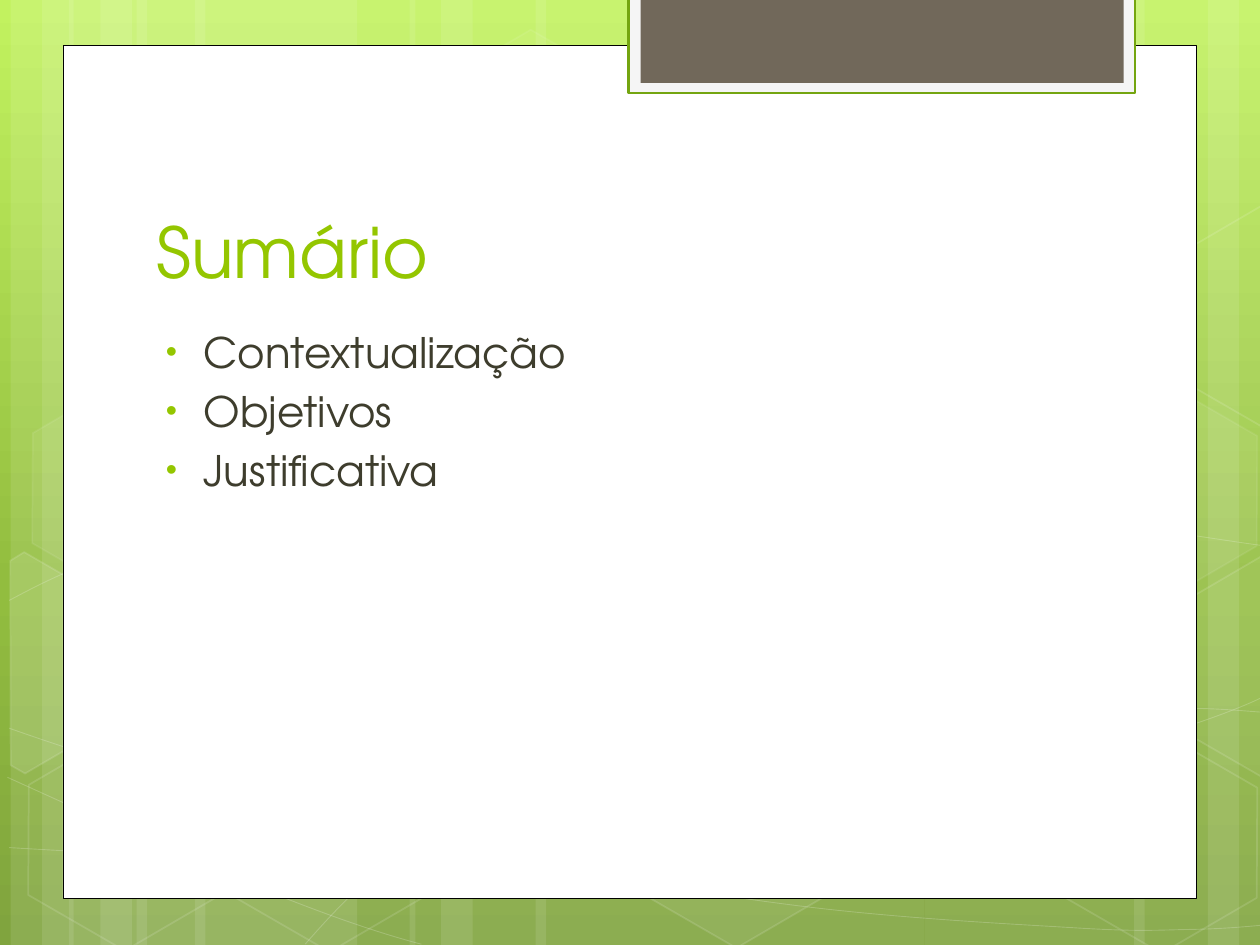
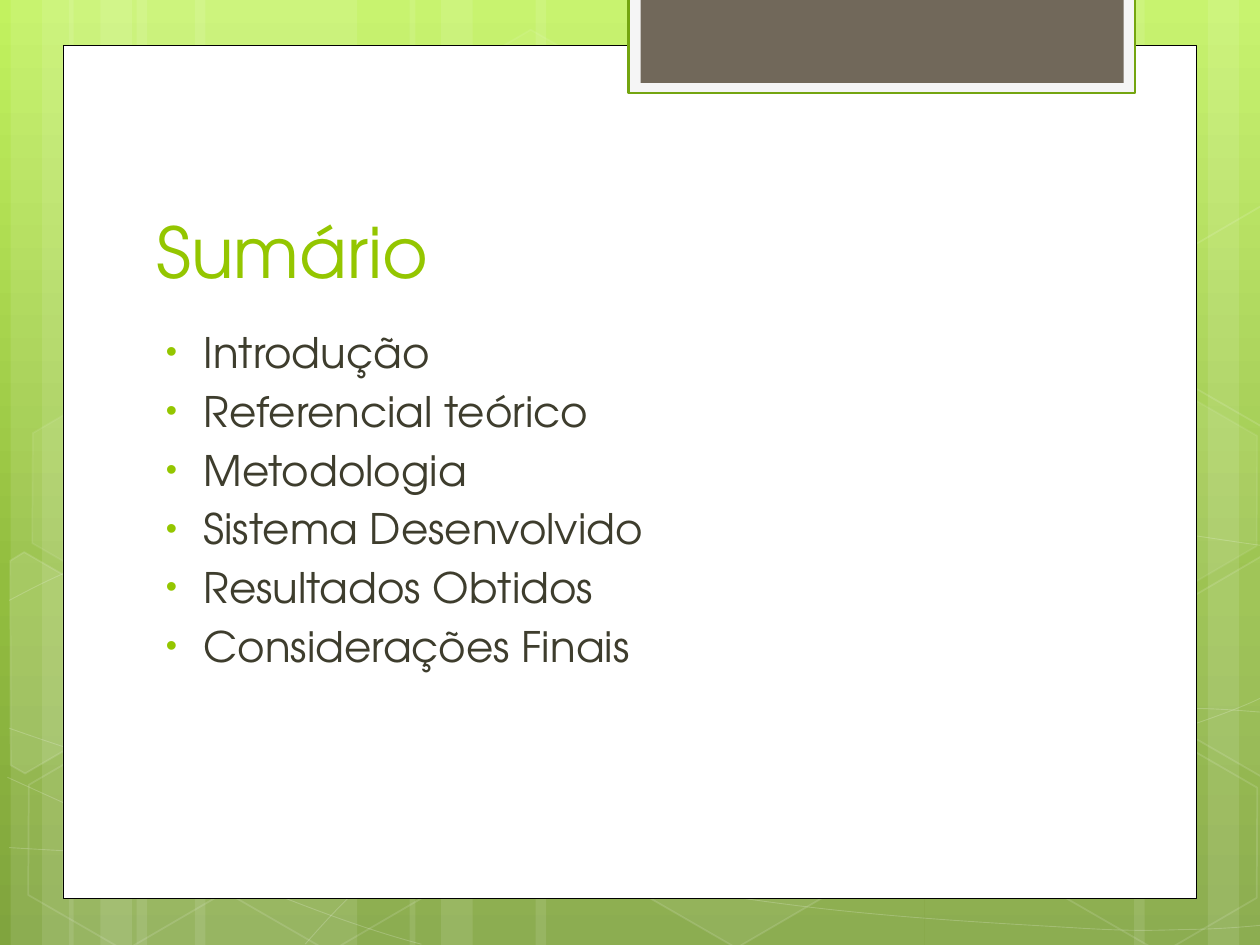
Before and after one commit to alexandregme/tcc2, a slide deck: slide 2 of Apresentação.pptx. Drawn at 1260x945 pixels with LibreOffice and Linux fonts; fonts in the diff are those of the drawing. Boxes give left, top, right and bottom in pixels: in the first picture for what was removed or moved away, otherwise in the second. Text is boxed around its words. In the diff, an @@ line names an element or a change of style, - is before the commit and + after.

```diff
--- a/Apresentação.pptx
+++ b/Apresentação.pptx
@@ text at <box>204,337,643,673</box>: text changed @@
-• Contextualização
-• Objetivos
-• Justificativa
+• Introdução
+• Referencial teórico
+• Metodologia
+• Sistema Desenvolvido
+• Resultados Obtidos
+• Considerações Finais
```
Also in this commit, not shown: 11 other slides changed, 6 slides added, 3 slides removed, 2 other files.
